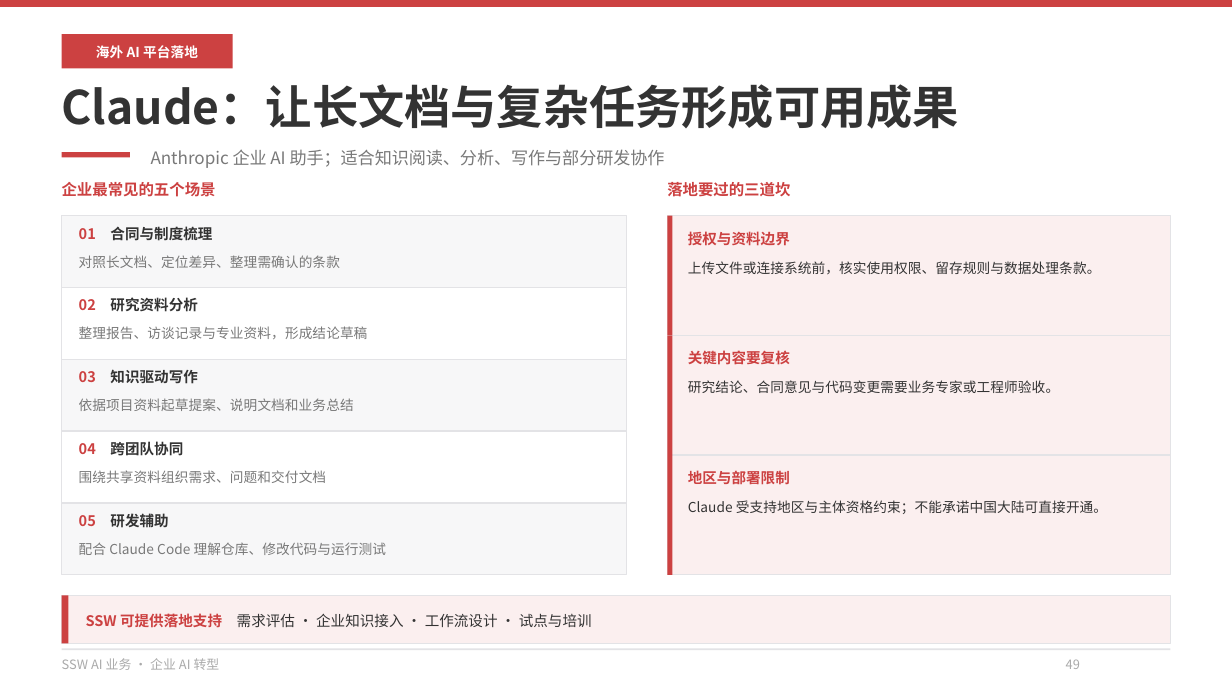
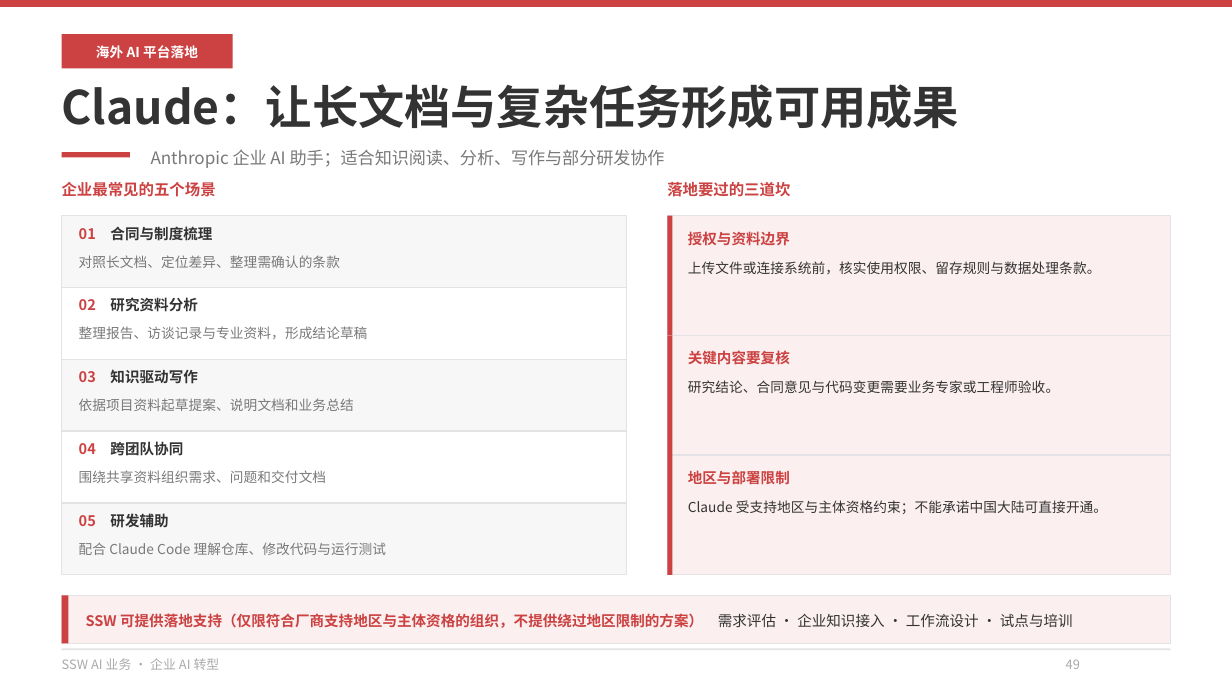
Before and after one commit to hveraus/ssw-business, a slide deck: slide 49 of SSW AI 业务_v2/SSW AI 业务_v3.pptx. Drawn at 1232x693 pixels with LibreOffice and Linux fonts; fonts in the diff are those of the drawing. Boxes give left, top, right and bottom in pixels: in the first picture for what was removed or moved away, otherwise in the second. Text is boxed around its words. In the diff, an @@ line names an element or a change of style, - is before the commit and + after.

Commit message:
第一步：统一收费与安全口径
- P40：去掉代采/代管代付/垫资口径，改为费用直结 + 按驻场人天协助
- P41：带宽费改为付给线路服务商（第三方直付）
- P09：「代采主流模型」改为「模型选型与采购协助」
- P33/P56：删除「标准功能不重复收取软件授权费」，统一为按驻场人天计费
- P59：「都可以写进合同」收敛为「支持写入合同条款与验收清单，以合同约定为准」；「数据不外流」改为「数据去向可确认」
- P47–P49：落地支持加资格边界（不提供绕过地区限制的方案）
- P12：加一期口径桥接注（不等同 P54 完整路径）
- P54：周期注释同步（单场景 2–4 个月 / 供应链约半年 / 完整路径 5–9 个月）

```diff
--- a/SSW AI 业务_v2/SSW AI 业务_v3.pptx
+++ b/SSW AI 业务_v2/SSW AI 业务_v3.pptx
@@ text at (86, 613, 1073, 628): text changed; text colour #333333 to #CC4141; bold on @@
-SSW 可提供落地支持 需求评估 · 企业知识接入 · 工作流设计 · 试点与培训
+SSW 可提供落地支持（仅限符合厂商支持地区与主体资格的组织，不提供绕过地区限制的方案） 需求评估 · 企业知识接入 · 工作流设计 · 试点与培训
```
Also in this commit, not shown: 10 other slides changed, 1 other file.
